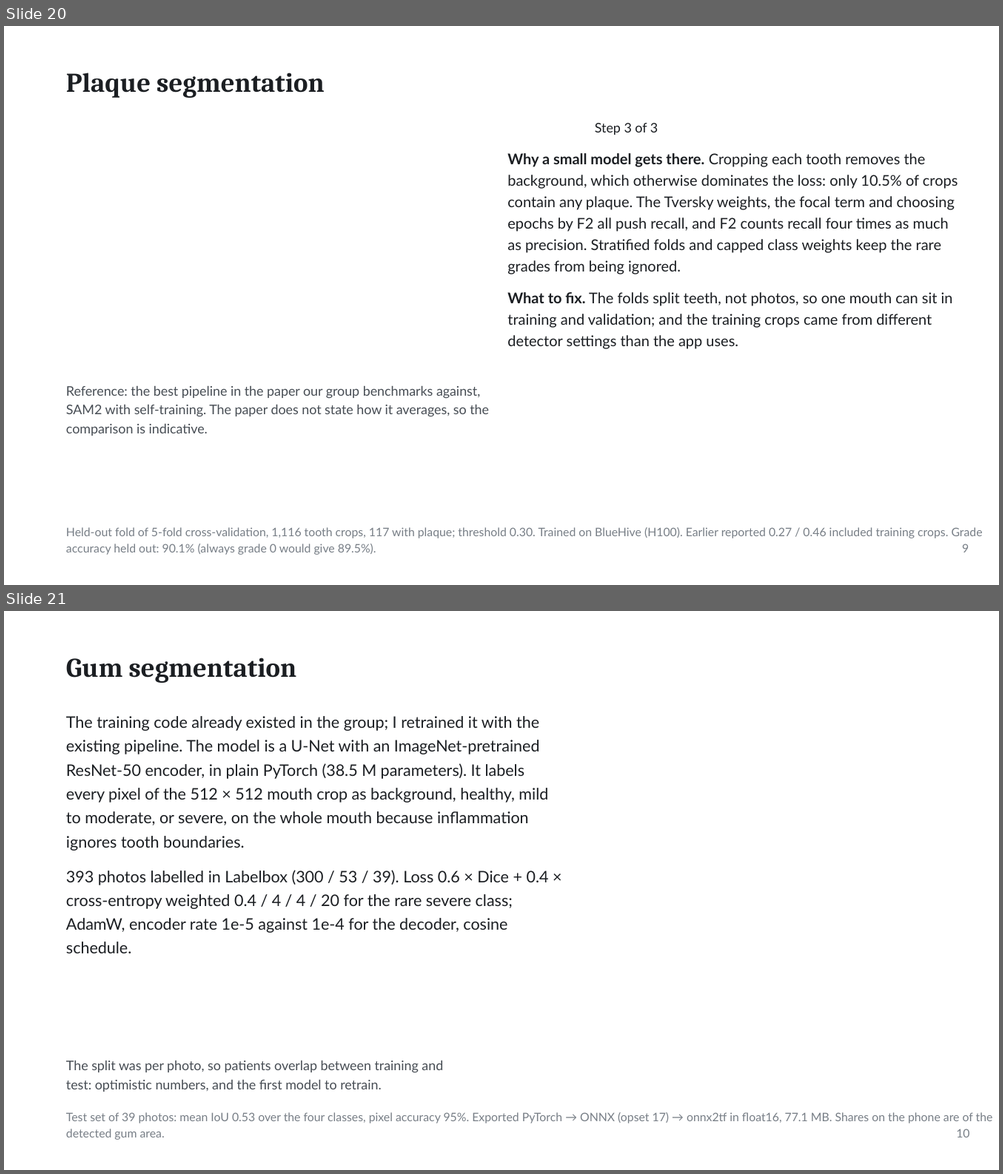
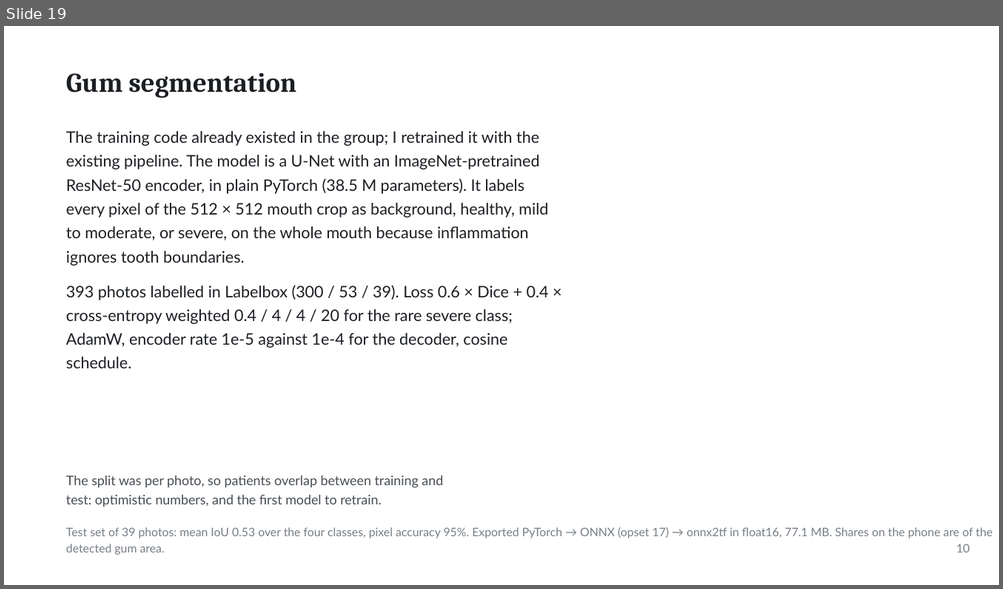
Before and after one commit to ertugrul-senturk/interactive-slides, a slide deck: public/decks/2026-11-smart-teeth.pptx. Shown one above the other, each under a label of ours: slides 20 and 21 before the commit, slide 19 after it. The pictures are 1003x1174 and 1003x589 pixels, drawn with LibreOffice and Linux fonts; fonts in the diff are those of the drawing; background and template pictures are left out. Boxes give left, top, right and bottom in pixels: in the first picture for what was removed or moved away, otherwise in the second. Text is boxed around its words. In the diff, an @@ line names an element or a change of style, - is before the commit and + after.

```diff
--- a/public/decks/2026-11-smart-teeth.pptx
+++ b/public/decks/2026-11-smart-teeth.pptx
@@ slide 20 removed at [4,26,999,585], background picture (left out) @@
@@ text removed at [66,73,324,98] @@
-Plaque segmentation
@@ text removed at [595,123,657,135] @@
-Step 3 of 3
@@ text removed at [507,153,958,275] @@
-Why a small model gets there. Cropping each tooth removes the
-background, which otherwise dominates the loss: only 10.5% of crops
-contain any plaque. The Tversky weights, the focal term and choosing
-epochs by F2 all push recall, and F2 counts recall four times as much
-as precision. Stratified folds and capped class weights keep the rare
-grades from being ignored.
@@ text removed at [507,292,953,349] @@
-What to fix. The folds split teeth, not photos, so one mouth can sit in
-training and validation; and the training crops came from different
-detector settings than the app uses.
@@ text removed at [66,386,489,436] @@
-Reference: the best pipeline in the paper our group benchmarks against,
-SAM2 with self-training. The paper does not state how it averages, so the
-comparison is indicative.
@@ text removed at [66,528,948,555] @@
-Held-out fold of 5-fold cross-validation, 1,116 tooth crops, 117 with plaque; threshold 0.30. Trained on BlueHive (H100). Earlier reported 0.27 / 0.46 included training crops. Grade
-accuracy held out: 90.1% (always grade 0 would give 89.5%).
@@ text removed at [962,544,968,553] @@
-9
@@ what was slide 21 is now slide 19 @@
```
Also in this commit, not shown: 1 slide changed, 1 slide added, 2 other slides removed, 4 other files.
